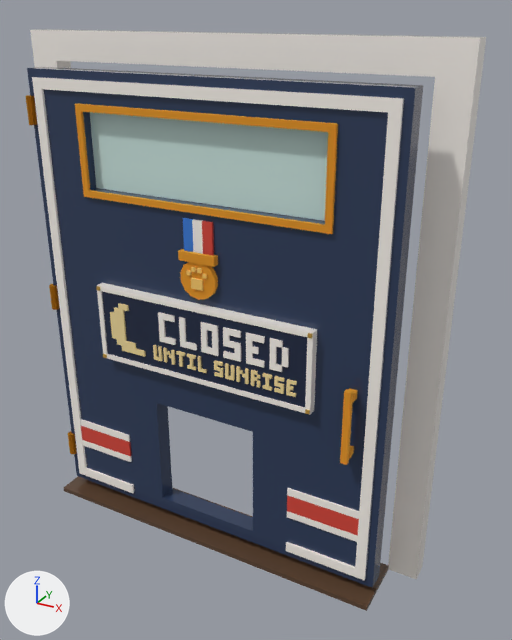
One commit to the glTF model assets/cat-cafe/exports/CatCafe_Door_Medal_Back.glb: the scene before it, then after it.
The view is the same before and after, from a 50 mm lens placed at (5.39, -8.28, 8.25), pointed at (0.59, 0.45, 3.89). Arrows for +X, +Y and +Z are at lower left; the lights stay in place. The picture after the commit comes second.

In view in the first picture: 'CatCafe_Door_Medal_Back', 'CatCafe_Door_Medal_Back_Leaf', 'CatCafe_Door_Medal_Back_Leaf_Glass', 'CatCafe_Door_Medal_Back_Sign', 'CatCafe_Door_Medal_Back_Sign_Bulb'.
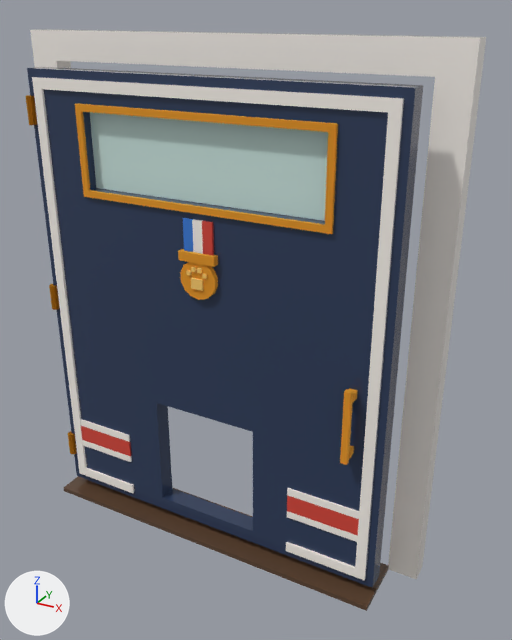
Where the change shows, as pixel boxes (x1, y1, x2, y2) in the pictures (512 x 640 px):
'CatCafe_Door_Medal_Back_Sign', deleted
    before: (96, 283, 317, 415)
'CatCafe_Door_Medal_Back_Sign_Bulb', deleted
    before: (110, 303, 297, 397)

The change in detail:
Object 'CatCafe_Door_Medal_Back_Sign' (ob_catcafe_door_medal_back_sign) is deleted.
Object 'CatCafe_Door_Medal_Back_Sign_Bulb' (ob_catcafe_door_medal_back_sign_bulb) is deleted.
